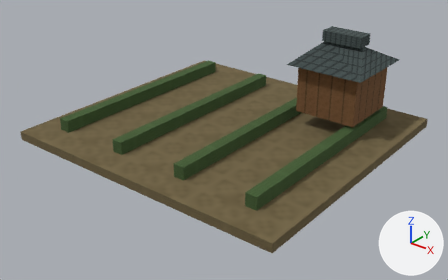
The glTF model app/src/main/assets/3d/field/domestic-FARM-1-lod2.glb: old version first, new version second.
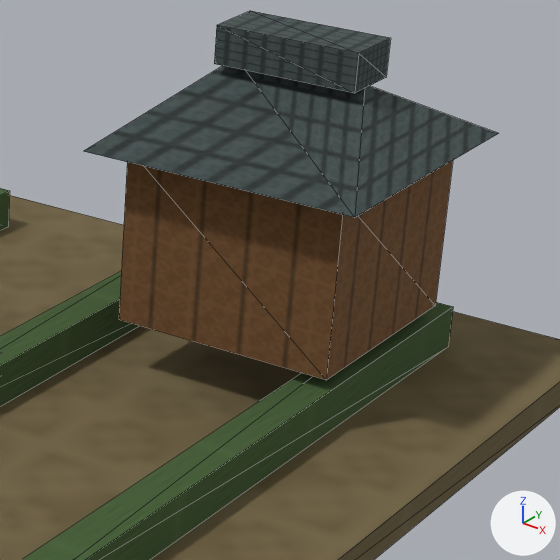
Each version appears first whole from a camera (50 mm lens) standing at (1.008, -1.28, 0.766) and looking at (0.032, -0.06, 0.01), and next in a close-up on the part from 59% to 93% of the width and 8% to 63% of the height. The axes (+X, +Y, +Z) are drawn at lower right. The lights are the same throughout. The older version's two pictures come first. The close-ups show mesh edges as thin lines. Vertices at exactly the same position are counted once.
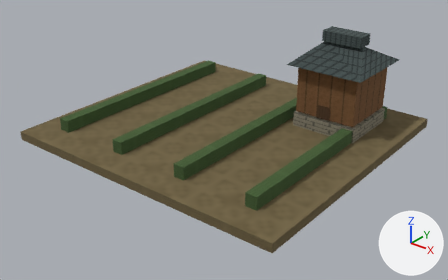
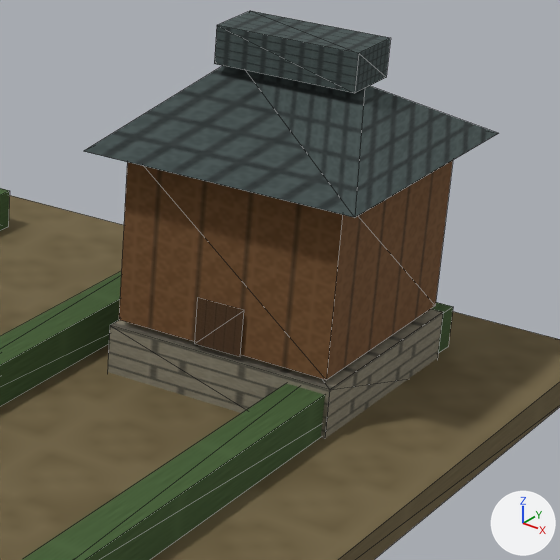
The change, as a list of edits to the scene's bpy script:
```text
Change me_mesh_0:
    used by ob_mesh_0; location = (0.0, 0.0, 0.0)
    verts and faces of me_mesh_0; kept vertices keep their numbers, new ones are numbered from 62
    remove me_mesh_0.from_pydata(...)  # 62 vertices, 76 faces; spans x -0.43..0.43, y -0.4..0.4, z 0.0..0.296
    add me_mesh_0.from_pydata(...)  # 74 vertices, 88 faces; spans x -0.43..0.43, y -0.4..0.4, z 0.0..0.296
    me_mesh_0 part 1: the loose piece of 8 vertices spanning x 0.15..0.33, y 0.12..0.3, z 0.07..0.21 is copied, and the copy is scaled about its middle by (1.06, 1.04, 0.393), then moved by (0.0, 0.0, -0.102); it spans x 0.145..0.335, y 0.116..0.304, z 0.01..0.065
    me_mesh_0 part 2
    add verts[62] = (0.22, 0.117, 0.07)  # pixel (194, 343)
    add verts[63] = (0.26, 0.117, 0.07)  # pixel (240, 356)
    add verts[64] = (0.26, 0.117, 0.108)  # pixel (244, 310)
    add verts[65] = (0.22, 0.117, 0.108)  # pixel (197, 297)
    add faces += [(62, 63, 64), (62, 64, 65)]
```

Where the change shows, as pixel boxes (x1, y1, x2, y2) in the close-ups (560 x 560 px):
part 1 of me_mesh_0, added (brown)
    after: (108, 309, 443, 439)
part 2 of me_mesh_0, added (brown)
    after: (195, 298, 244, 357)
